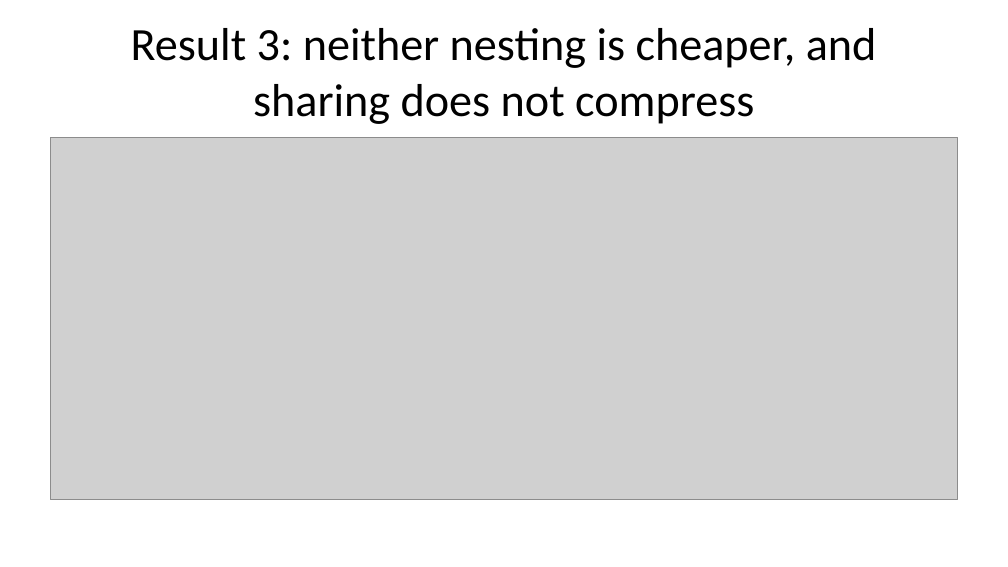
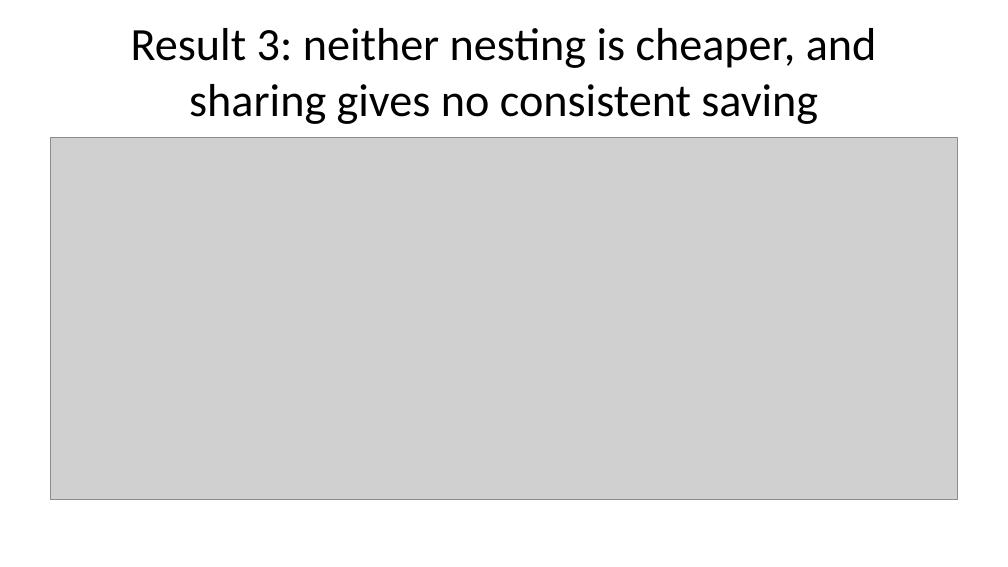
Before and after one commit to sirotenkogeorgii/prefix-programs, a slide deck: slide 8 of slides/slides.pptx. Drawn at 1008x567 pixels with LibreOffice and Linux fonts; fonts in the diff are those of the drawing; grey boxes stand for pictures. Boxes give left, top, right and bottom in pixels: in the first picture for what was removed or moved away, otherwise in the second. Text is boxed around its words. In the diff, an @@ line names an element or a change of style, - is before the commit and + after.

```diff
--- a/slides/slides.pptx
+++ b/slides/slides.pptx
@@ title at [131,28,877,124]: text changed @@
-Result 3: neither nesting is cheaper, and sharing does not compress
+Result 3: neither nesting is cheaper, and sharing gives no consistent saving
```
Also in this commit, not shown: 3 other slides changed, 6 other files.
